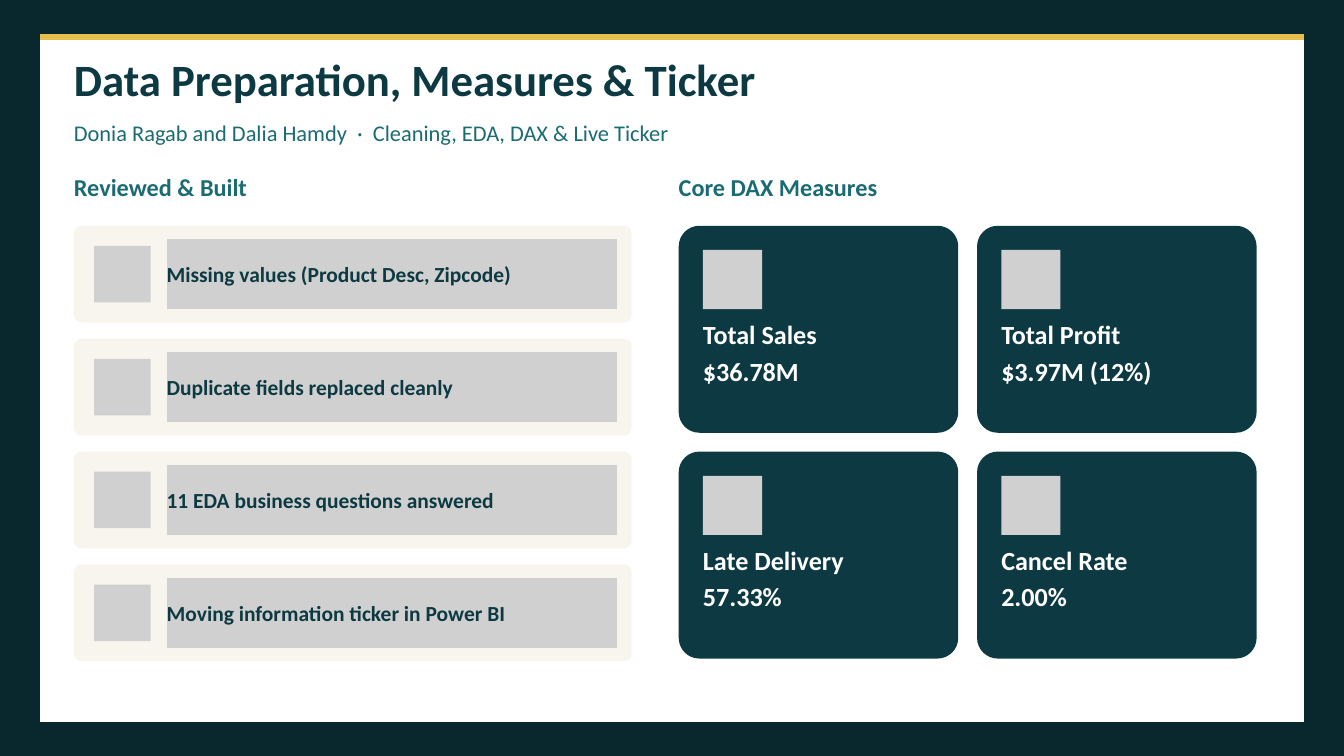
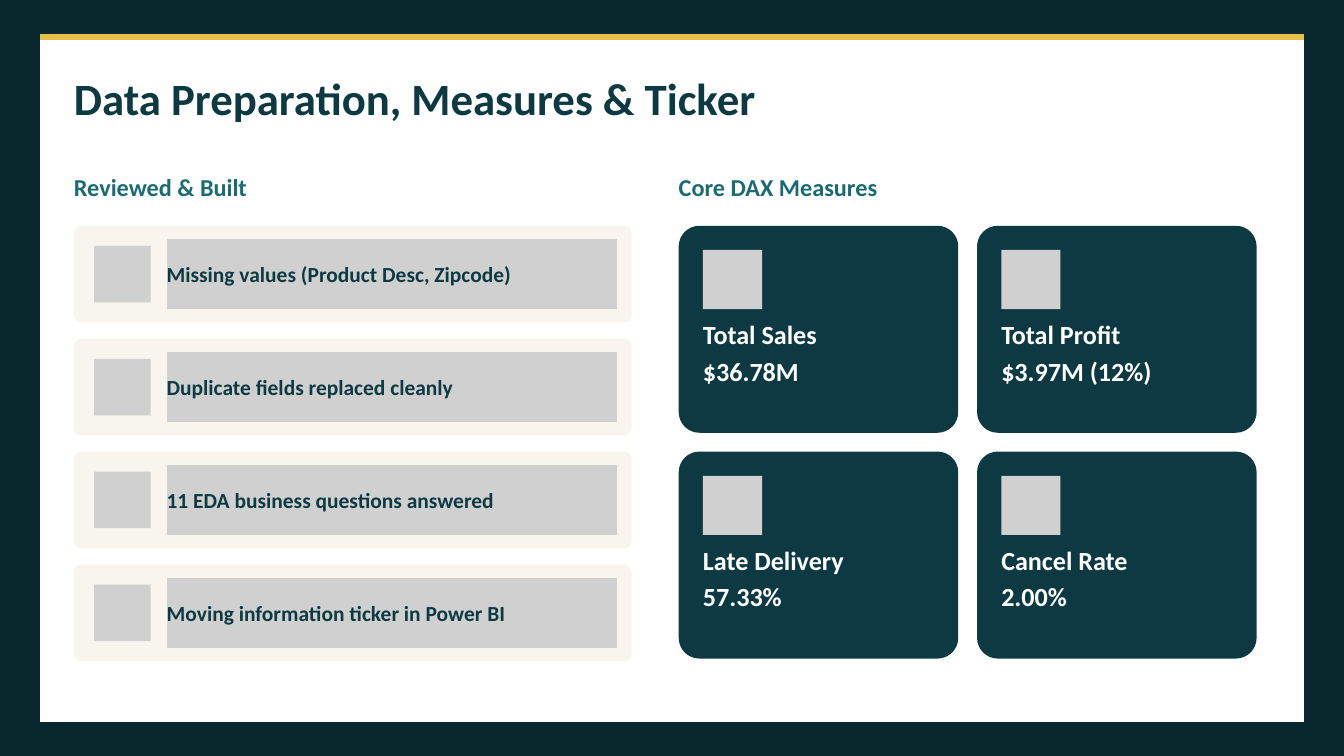
Before and after one commit to Team5-Depi/Supply-Chain-Dataset-Analysis-Final_Project, a slide deck: slide 9 of Presentation/Supply_Chain_Dataset_Analysis_Presentation.pptx. Drawn at 1344x756 pixels with LibreOffice and Linux fonts; fonts in the diff are those of the drawing; grey boxes stand for pictures. Boxes give left, top, right and bottom in pixels: in the first picture for what was removed or moved away, otherwise in the second. Text is boxed around its words. In the diff, an @@ line names an element or a change of style, - is before the commit and + after.

```diff
--- a/Presentation/Supply_Chain_Dataset_Analysis_Presentation.pptx
+++ b/Presentation/Supply_Chain_Dataset_Analysis_Presentation.pptx
@@ text "Data Preparation, Measures & Ticker": place and size @@
-text "Data Preparation, Measures & Ticker" at <box>74,64,756,103</box>
+text "Data Preparation, Measures & Ticker" at <box>74,83,756,122</box>
@@ text removed at <box>74,125,668,145</box> @@
-Donia Ragab and Dalia Hamdy · Cleaning, EDA, DAX & Live Ticker
```
Also in this commit, not shown: 10 other slides changed.
